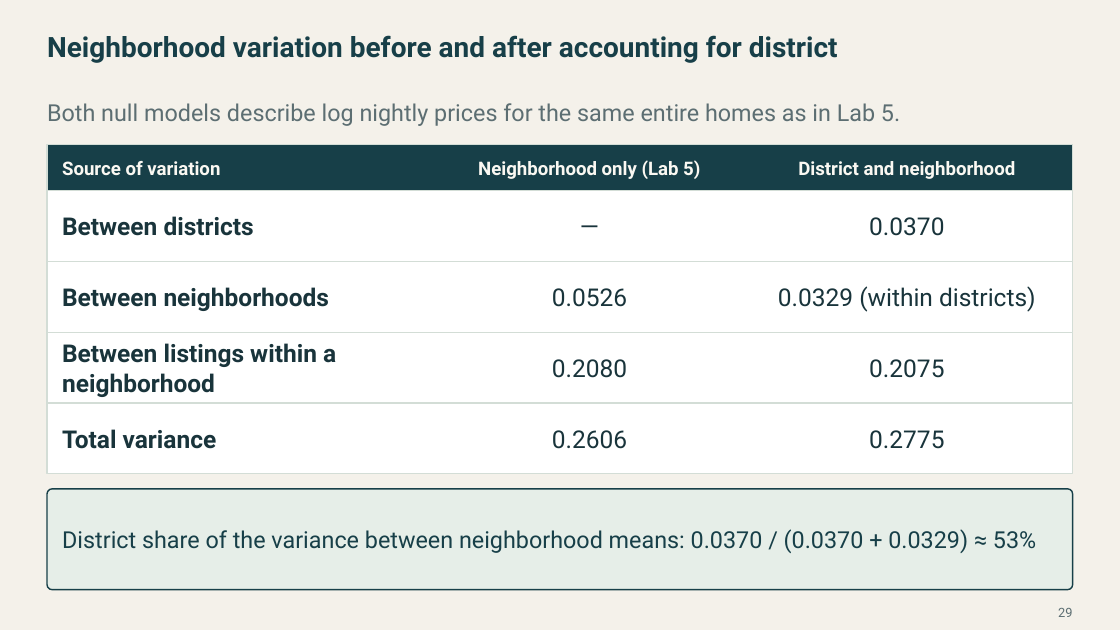
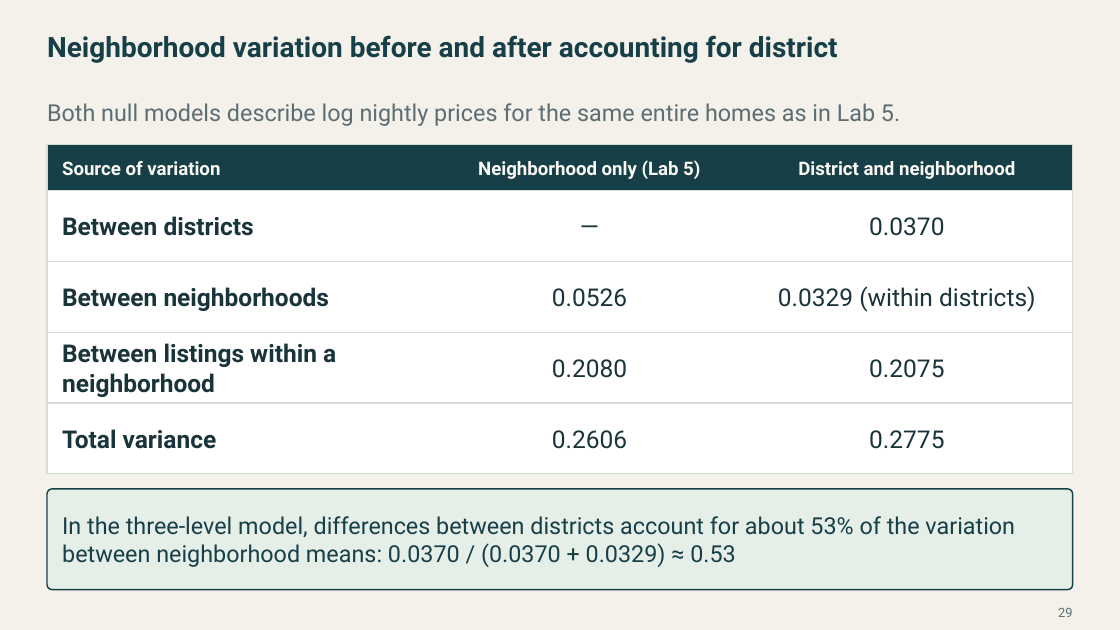
Before and after one commit to Postmus/BeyondMLR, a slide deck: slide 29 of lectures_2627/week3/Beyond_MLR_Week_3.pptx. Drawn at 1120x630 pixels with LibreOffice and Linux fonts; fonts in the diff are those of the drawing. Boxes give left, top, right and bottom in pixels: in the first picture for what was removed or moved away, otherwise in the second. Text is boxed around its words. In the diff, an @@ line names an element or a change of style, - is before the commit and + after.

```diff
--- a/lectures_2627/week3/Beyond_MLR_Week_3.pptx
+++ b/lectures_2627/week3/Beyond_MLR_Week_3.pptx
@@ text at <box>62,516,1015,567</box>: text changed @@
-District share of the variance between neighborhood means: 0.0370 / (0.0370 + 0.0329) ≈ 53%
+In the three-level model, differences between districts account for about 53% of the variation between neighborhood means: 0.0370 / (0.0370 + 0.0329) ≈ 0.53
```
Also in this commit, not shown: 10 other slides changed, 1 slide added, 1 slide removed, 13 other files.
